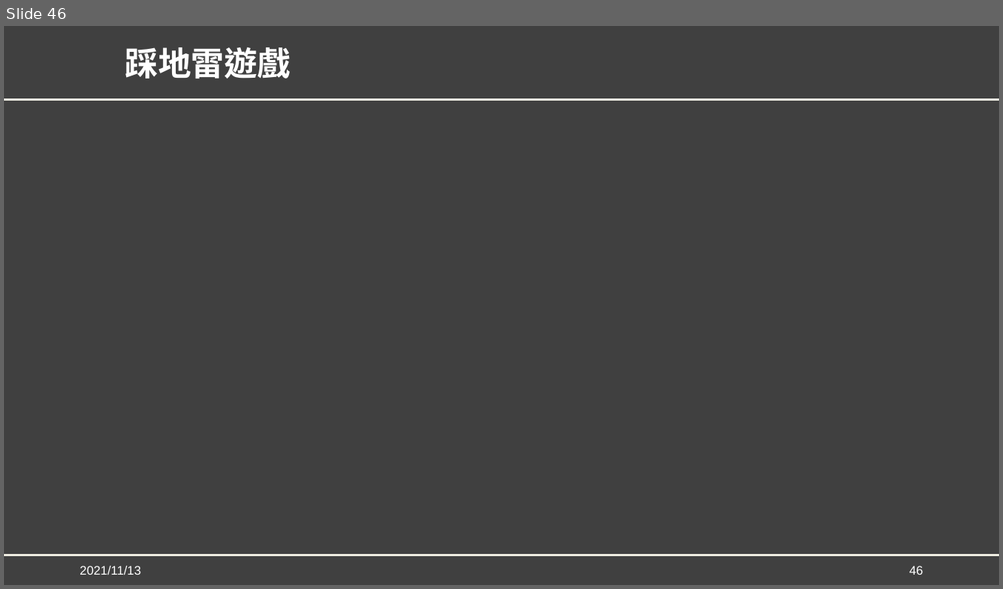
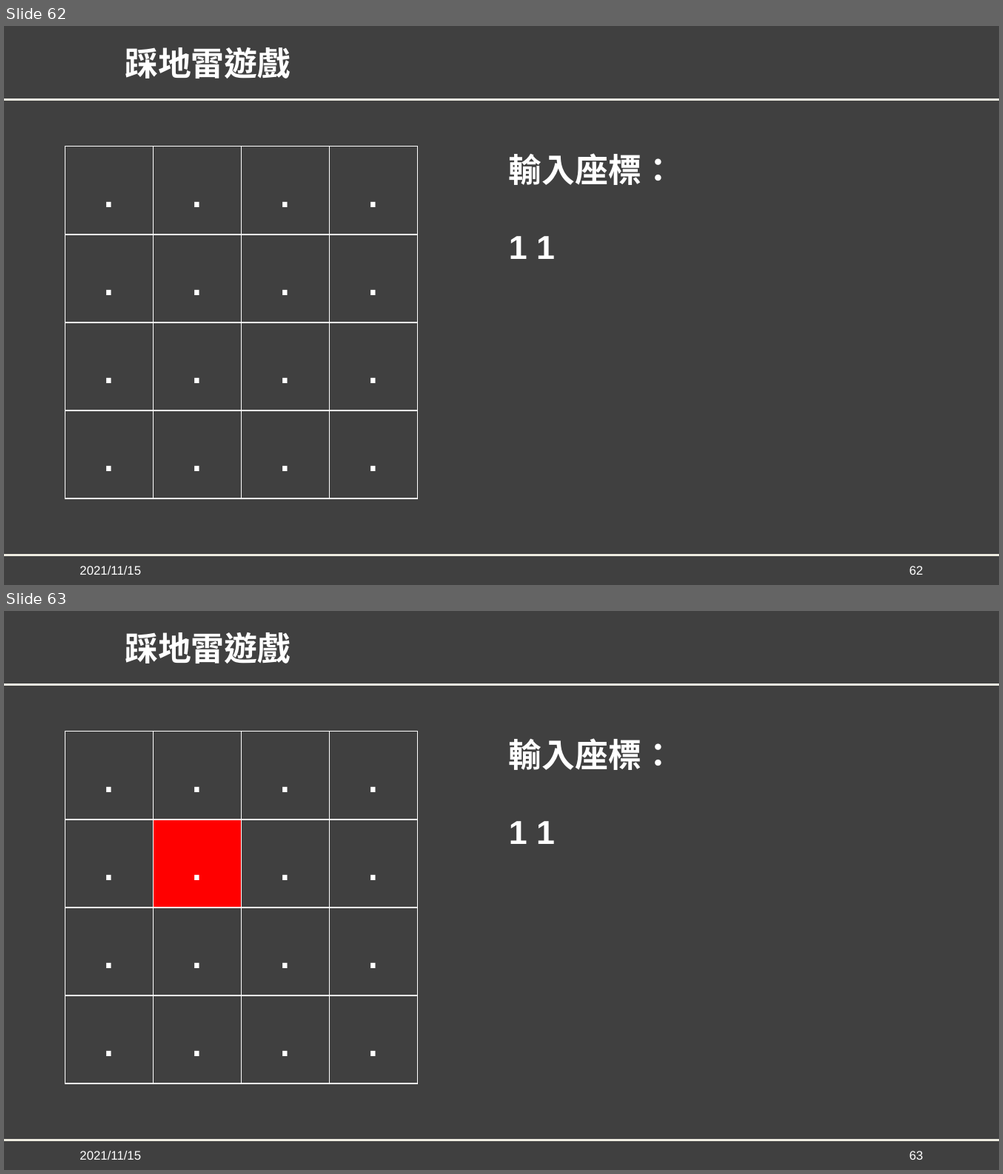
Before and after one commit to YuCheng21/nkust-genetic-algorithm, a slide deck: mid_project/GA_Mid_Report.pptx. Shown one above the other, each under a label of ours: slide 46 before the commit, slides 62 and 63 after it. The pictures are 1003x589 and 1003x1174 pixels, drawn with LibreOffice and Linux fonts; fonts in the diff are those of the drawing; background and template pictures are left out. Boxes give left, top, right and bottom in pixels: in the first picture for what was removed or moved away, otherwise in the second. Text is boxed around its words. In the diff, an @@ line names an element or a change of style, - is before the commit and + after.

```diff
--- a/mid_project/GA_Mid_Report.pptx
+++ b/mid_project/GA_Mid_Report.pptx
@@ slide 63 added at (4,611,999,1170), background #404040; not listed: 2 template elements that a slide beside it also shows @@
@@ title added at (125,632,290,664), 32 pt, text #FFFFFF, bold @@
+踩地雷遊戲
@@ table added at (65,732,418,1084), 4 rows, 4 columns @@
+. | . | . | .
+. | . | . | .
+. | . | . | .
+. | . | . | .
@@ text added at (509,738,674,770), 32 pt, text #FFFFFF, bold @@
+輸入座標：
@@ text added at (509,821,555,844), 32 pt, text #FFFFFF, bold @@
+1 1
@@ text added at (79,1151,141,1160), 12 pt, text #FFFFFF @@
+2021/11/15
@@ page number added at (909,1151,923,1160), 12 pt, text #FFFFFF @@
+63
@@ what was slide 46 is now slide 62 @@
@@ slide 62 changed as well @@
@@ table added at (65,147,418,499), 4 rows, 4 columns @@
+. | . | . | .
+. | . | . | .
+. | . | . | .
+. | . | . | .
@@ text added at (509,153,674,185), 32 pt, text #FFFFFF, bold @@
+輸入座標：
@@ text added at (509,236,555,259), 32 pt, text #FFFFFF, bold @@
+1 1
@@ text at (79,566,141,575): text changed @@
-2021/11/13
+2021/11/15
@@ page number at (909,566,923,575): text changed @@
-46
+62
```
Also in this commit, not shown: 54 other slides changed, 19 other slides added, 1 other file.
